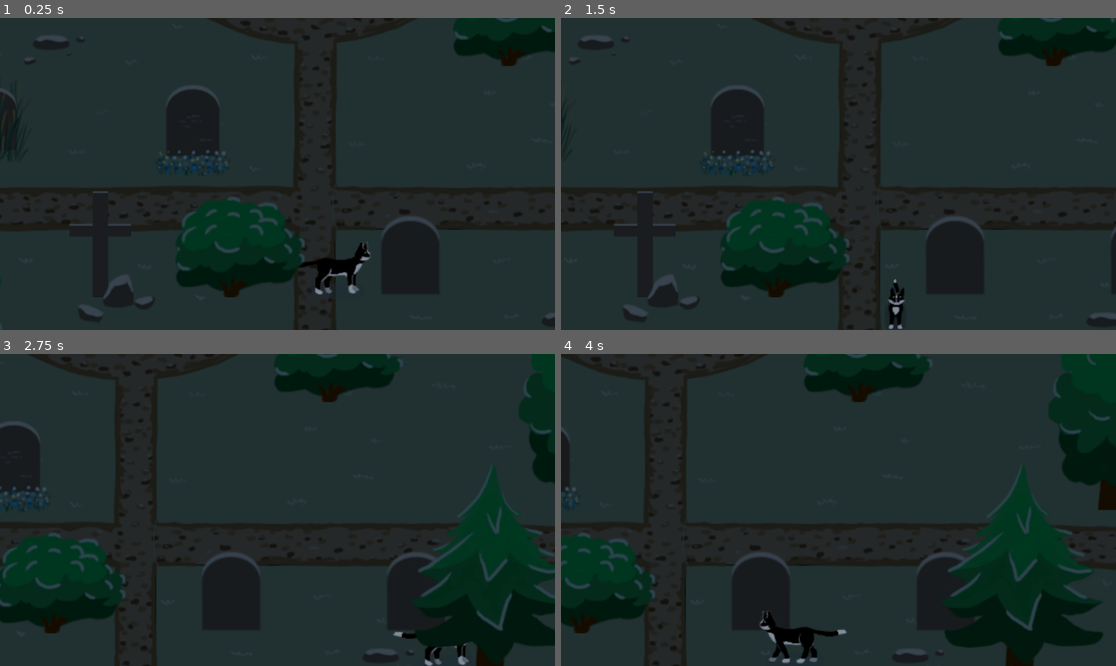
Above: before the commit, frames 1-4 (two rows, left to right).
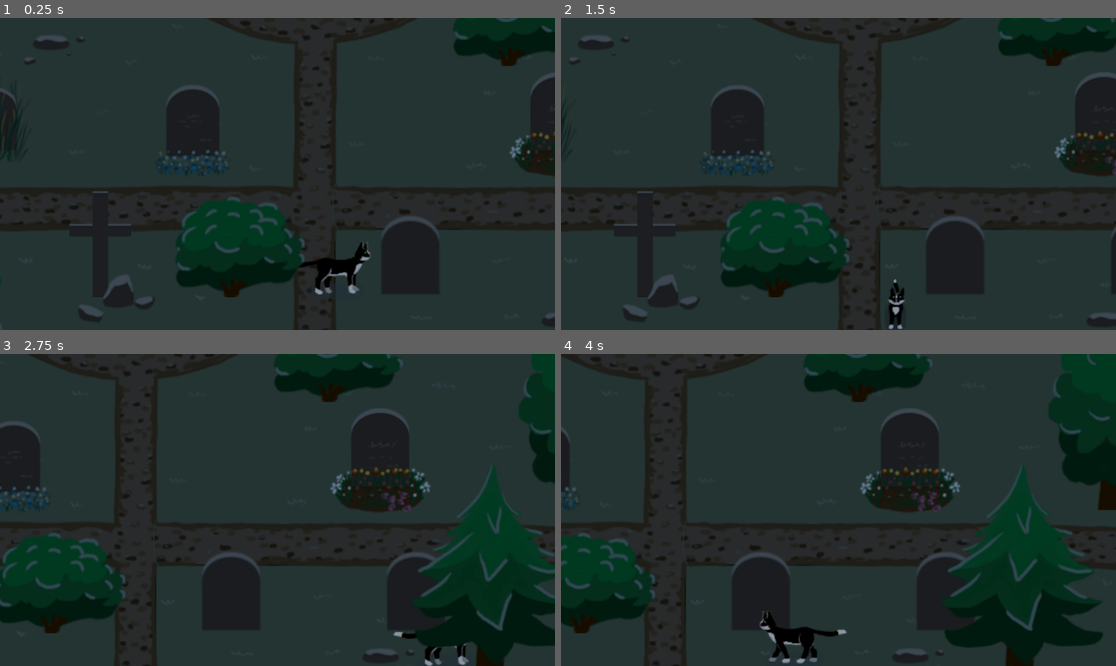
Above: after the commit, the same moments.

Repository: castlele/nine-lives
Game: Godot game, scene res://scenes/main.tscn
The game is run twice, just before and just after one commit, with the same random seed, the same clock (stepped at 60 frames per second) and the same inputs.
Inputs (mouse positions are in pixels of both pictures, inside the frame that each line leads up to):
- Up to frame 1 (0.25 s): no input
- Up to frame 2 (1.5 s): move the mouse to (960, 158) at 0.52 s; hold Right (ui_right) 0.53-1.28 s; click (960, 158) at 0.67 s; move the mouse to (727, 189) at 1.27 s; hold Down (ui_down) from 1.28 s (still down)
- Up to frame 3 (2.75 s): move the mouse to (333, 441) at 2.02 s; release Down (ui_down) at 2.03 s; hold Right (ui_right) from 2.03 s (still down)
- Up to frame 4 (4 s): move the mouse to (810, 572) at 2.77 s; release Right (ui_right) at 2.78 s; hold Up (ui_up) 2.78-3.53 s; click (810, 572) at 2.92 s; move the mouse to (1005, 556) at 3.52 s; hold Left (ui_left) from 3.53 s (still down)

The runs differ from the first frame. In frame 1, 0.7% of the frame differs, in the area x 91-100%, y 17-51%; in frame 2, 1.0%; in frame 3, 1.5%, in the area x 59-78%, y 17-51%; in frame 4, 1.5%.

Commit message:
feat(grave_yard_level): add cat owner's grave stone

Diff:
--- a/scenes/grave_yard/grave_yard.tscn
+++ b/scenes/grave_yard/grave_yard.tscn
@@ -8,7 +8,9 @@
 [ext_resource type="PackedScene" uid="uid://ddvlhivvfu47e" path="res://nodes/player.tscn" id="5_3ty12"]
 [ext_resource type="Texture2D" uid="uid://ddu1ocno7o6hi" path="res://res/grave_level/graves.png" id="6_7mn47"]
 [ext_resource type="Texture2D" uid="uid://noo74276m4qe" path="res://res/grave_level/cross.png" id="7_gn66a"]
+[ext_resource type="Script" uid="uid://b4i7u1dbrlk0m" path="res://scripts/fire.gd" id="8_7mn47"]
 [ext_resource type="PackedScene" uid="uid://cwa7bl60aw2mn" path="res://nodes/grave/fire_ghost.tscn" id="8_pu05h"]
+[ext_resource type="PackedScene" uid="uid://cb8on06sqpfl8" path="res://scenes/grave_yard/owners_grave_stone.tscn" id="9_3ty12"]
 [ext_resource type="PackedScene" uid="uid://cky4kemafddga" path="res://nodes/grave/pica_boo_ghost.tscn" id="9_wbhjj"]
 [ext_resource type="Texture2D" uid="uid://dam33gwx7ybxg" path="res://res/grave_level/trees.png" id="10_hw23b"]
 [ext_resource type="Texture2D" uid="uid://dctgopfwlq56u" path="res://res/grave_level/rocks.png" id="10_tsp4h"]
@@ -185,15 +187,20 @@
 color = Color(0.678431, 0.654902, 0.427451, 1)
 energy = 0.63
 texture = SubResource("GradientTexture2D_hcevp")
+script = ExtResource("8_7mn47")
 
 [node name="right_light" type="PointLight2D" parent="graves"]
 position = Vector2(243, 112)
 color = Color(0.678431, 0.654902, 0.427451, 1)
 energy = 0.63
 texture = SubResource("GradientTexture2D_hcevp")
+script = ExtResource("8_7mn47")
 
 [node name="pica_boo_ghost" parent="graves" instance=ExtResource("9_wbhjj")]
 position = Vector2(888, 224)
+
+[node name="OwnersGraveStone" parent="graves" instance=ExtResource("9_3ty12")]
+position = Vector2(837, 464)
 
 [node name="plants" type="TileMapLayer" parent="."]
 y_sort_enabled = true
@@ -228,7 +235,7 @@
 grow_vertical = 2
 
 [node name="DarknessLighting" type="DirectionalLight2D" parent="."]
-position = Vector2(588, 106)
+position = Vector2(581, 104)
 color = Color(0.238986, 0.315995, 0.419457, 1)
-energy = 0.65
+energy = 0.6
 blend_mode = 2
--- /dev/null
+++ b/scenes/grave_yard/owners_grave_stone.tscn
@@ -0,0 +1,17 @@
+[gd_scene load_steps=3 format=3 uid="uid://cb8on06sqpfl8"]
+
+[ext_resource type="Texture2D" uid="uid://dv0sao131t3jq" path="res://res/grave_level/owners_grave_stone.png" id="1_nnt8h"]
+
+[sub_resource type="RectangleShape2D" id="RectangleShape2D_b5loh"]
+size = Vector2(59, 26)
+
+[node name="OwnersGraveStone" type="StaticBody2D"]
+
+[node name="Sprite" type="Sprite2D" parent="."]
+y_sort_enabled = true
+texture = ExtResource("1_nnt8h")
+offset = Vector2(0, -27)
+
+[node name="Collider" type="CollisionShape2D" parent="."]
+position = Vector2(-0.5, -13)
+shape = SubResource("RectangleShape2D_b5loh")
Binary file added: res/grave_level/owners_grave_stone.png
Not shown, added: res/grave_level/owners_grave_stone.png.import
Not shown: 1 places in scenes/grave_yard/grave_yard.tscn that only renumber resources
